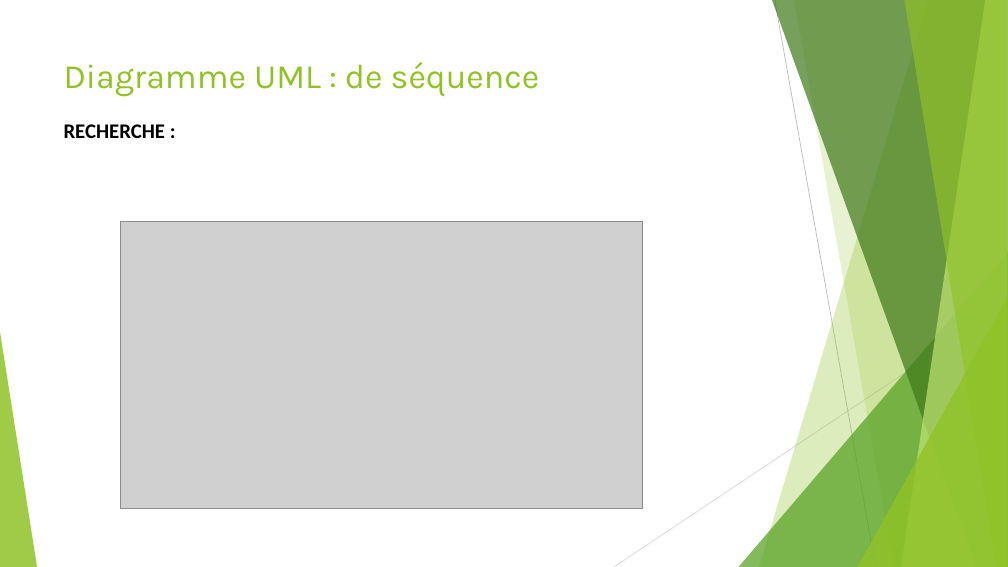
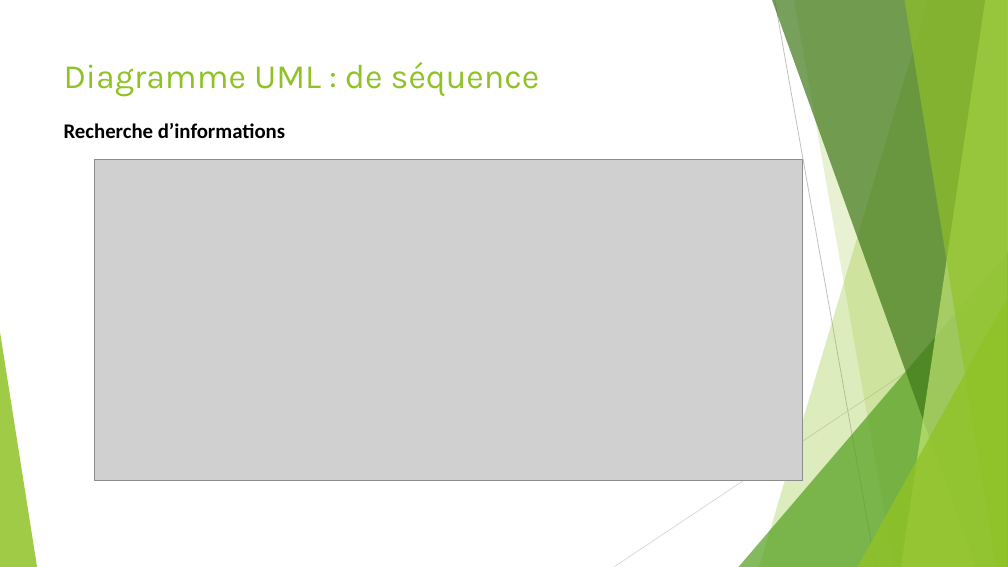
Before and after one commit to manelbenhamouda/projets-CDA, a slide deck: slide 16 of Diaporama Projet YOUR journey.pptx. Drawn at 1008x567 pixels with LibreOffice and Linux fonts; fonts in the diff are those of the drawing; grey boxes stand for pictures. Boxes give left, top, right and bottom in pixels: in the first picture for what was removed or moved away, otherwise in the second. Text is boxed around its words. In the diff, an @@ line names an element or a change of style, - is before the commit and + after.

```diff
--- a/Diaporama Projet YOUR journey.pptx
+++ b/Diaporama Projet YOUR journey.pptx
@@ title at [64, 62, 540, 138]: text changed @@
-Diagramme UML : de séquence
-RECHERCHE :
+Diagramme UML : de séquence
+Recherche d’informations
@@ picture: place and size @@
-picture at [120, 222, 643, 509]
+picture at [95, 160, 802, 480]
```
Also in this commit, not shown: 4 other slides changed.
